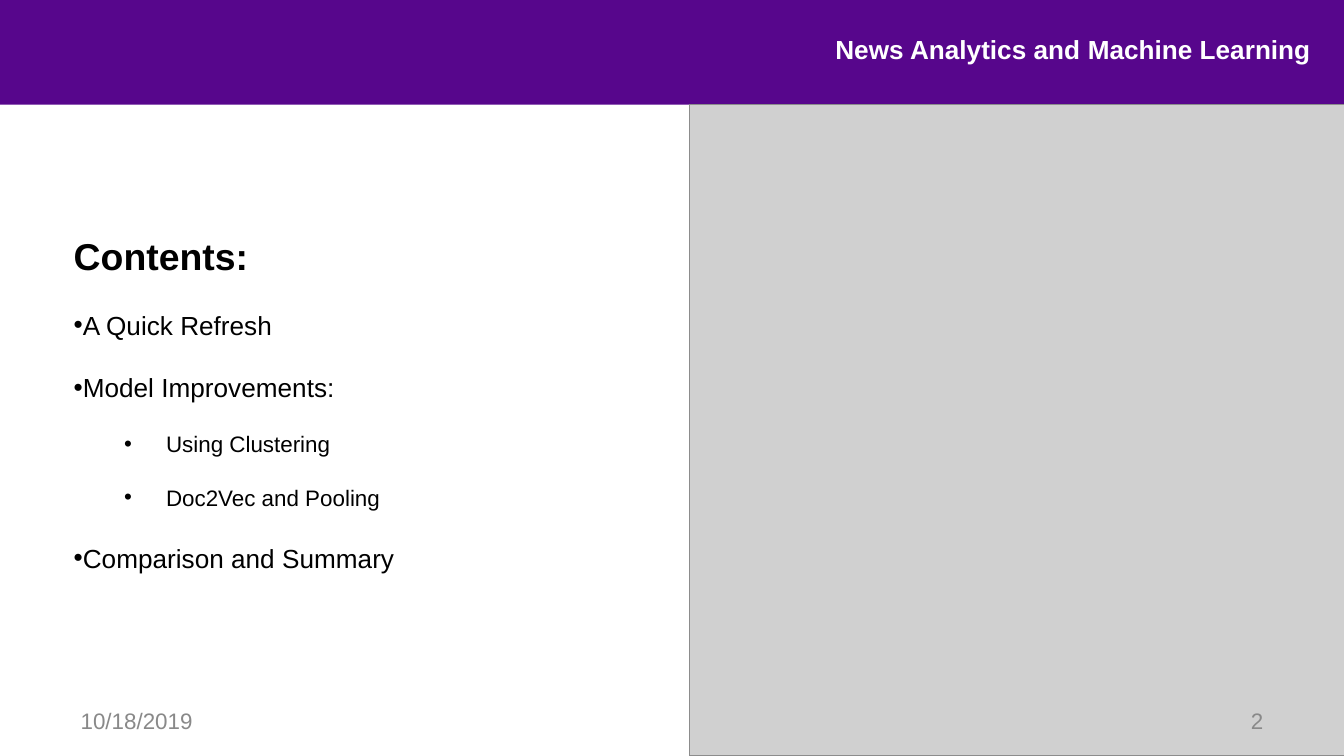
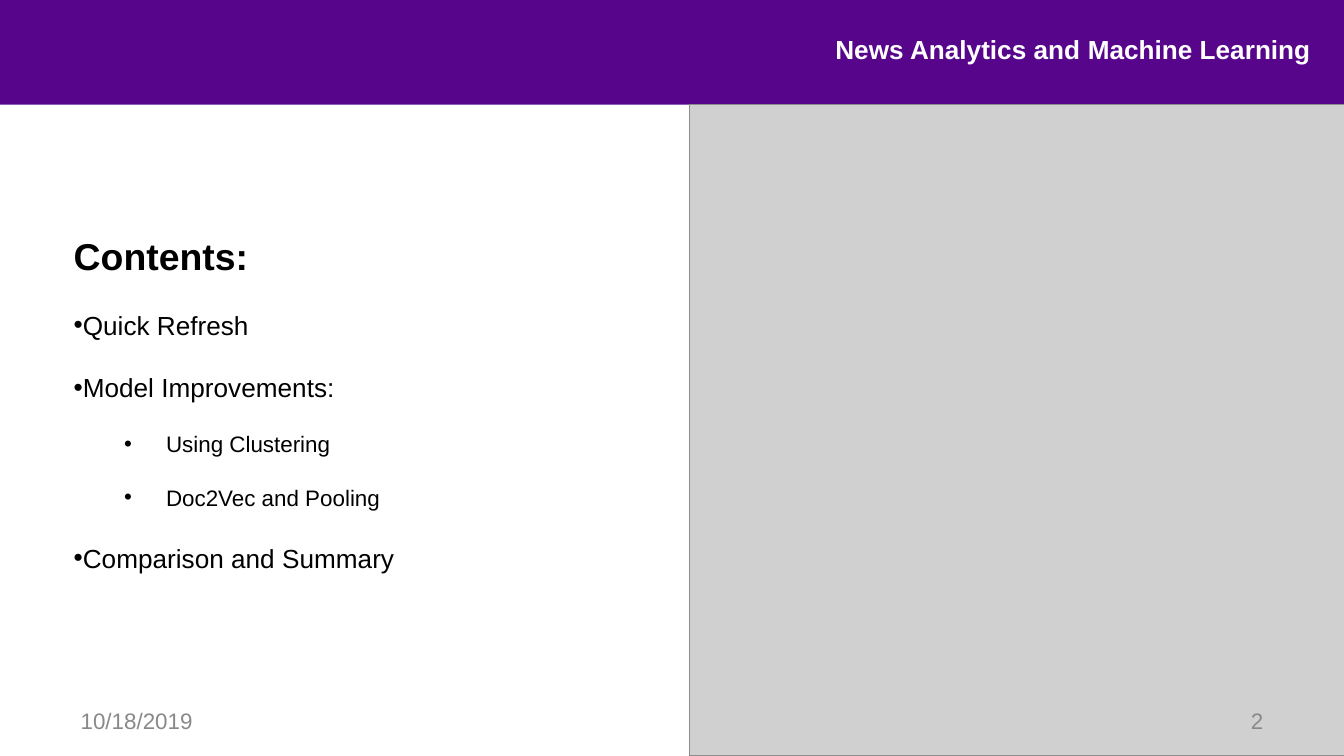
Before and after one commit to hhy845914111/NLP-Project, a slide deck: slide 2 of final_pre.pptx. Drawn at 1344x756 pixels with LibreOffice and Linux fonts; fonts in the diff are those of the drawing; grey boxes stand for pictures; background and template pictures are left out. Boxes give left, top, right and bottom in pixels: in the first picture for what was removed or moved away, otherwise in the second. Text is boxed around its words. In the diff, an @@ line names an element or a change of style, - is before the commit and + after.

```diff
--- a/final_pre.pptx
+++ b/final_pre.pptx
@@ text at box(74, 316, 249, 340): text changed @@
-• A Quick Refresh
+• Quick Refresh
```
Also in this commit, not shown: 5 other slides changed, 3 slides added, 18 other files.
